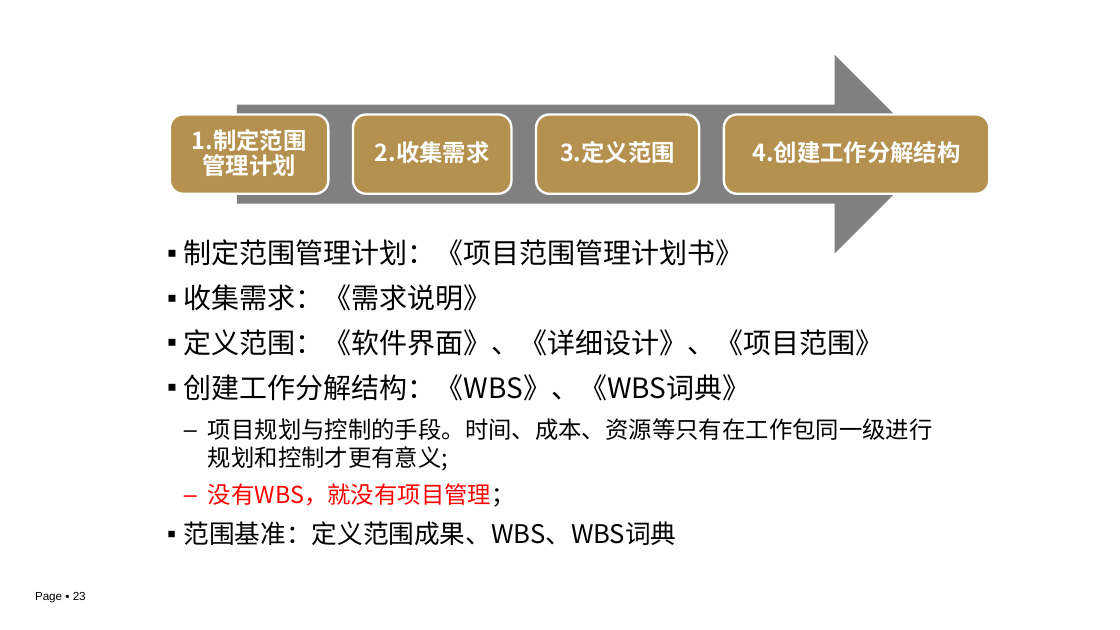
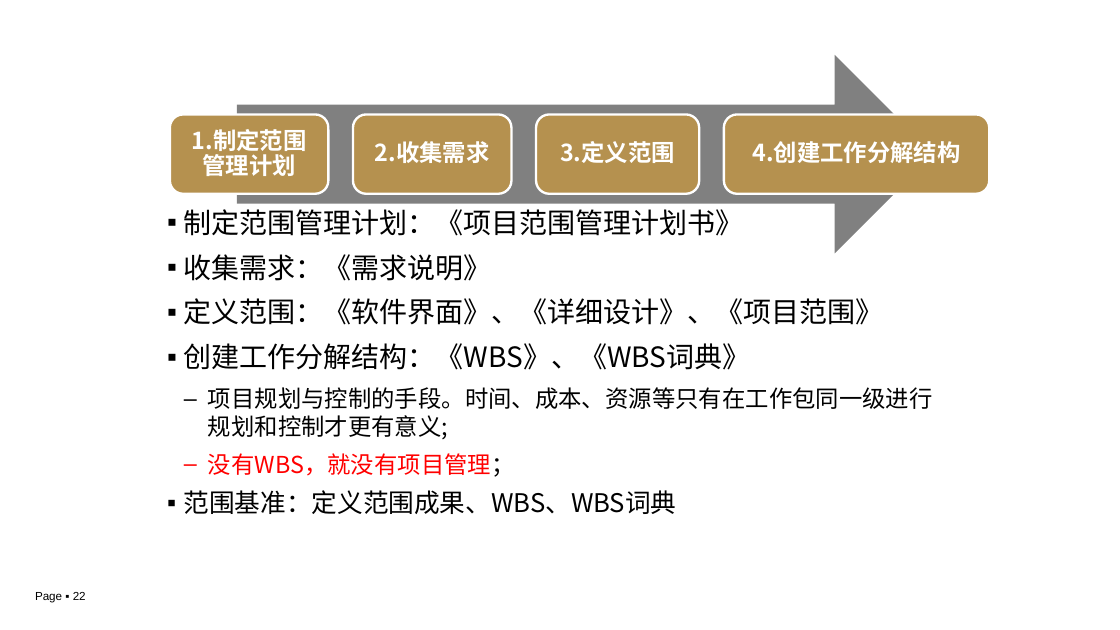
Before and after one commit to edu2act/course-IT-Project-Management, a slide deck: slide 22 of materials/slides/ch03-1.pptx (slide 23 before the commit). Drawn at 1120x630 pixels with LibreOffice and Linux fonts; fonts in the diff are those of the drawing; background and template pictures are left out. Boxes give left, top, right and bottom in pixels: in the first picture for what was removed or moved away, otherwise in the second. Text is boxed around its words. In the diff, an @@ line names an element or a change of style, - is before the commit and + after.

```diff
--- a/materials/slides/ch03-1.pptx
+++ b/materials/slides/ch03-1.pptx
@@ text "制定范围管理计划：《项目范围管理计划书》": place and size @@
-text "制定范围管理计划：《项目范围管理计划书》" at (184, 239, 933, 545)
+text "制定范围管理计划：《项目范围管理计划书》" at (184, 209, 933, 514)
@@ page number at (35, 592, 86, 603): text changed @@
-Page ▪ 23
+Page ▪ 22
```
Also in this commit, not shown: 6 other slides changed, 1 slide added, 1 slide removed.
